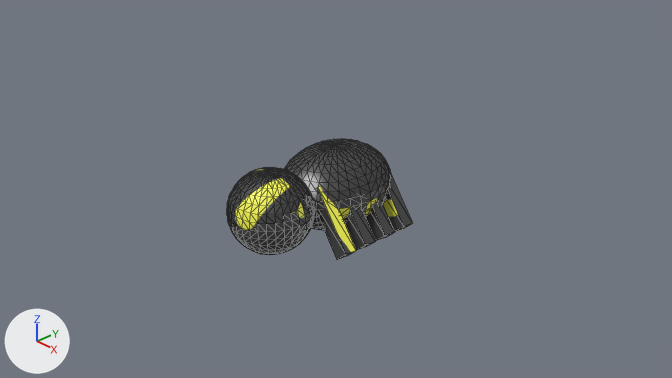
Two versions of the Blender file project/resources/player/player.blend, one commit apart.
Camera for both pictures: the file's camera 'Camera'. The lights are fixed; the arrows at lower left show +X, +Y and +Z. The picture after the commit comes second. Mesh edges are drawn as thin lines. The same objects are shown in both versions, whatever each file hides.

Names of what the first picture shows: '球'.
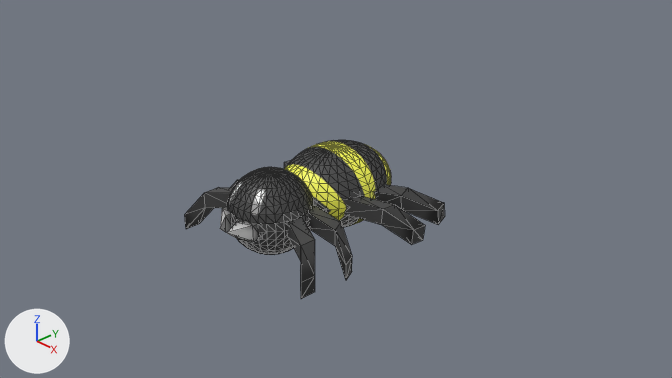
Where the change shows, as pixel boxes [x1, y1, x2, y2] in the pictures (672 x 378 px):
'球', reshaped (8% narrower)
    before: [227, 139, 413, 259]
    after: [220, 140, 391, 255]
'前足', added
    after: [185, 180, 352, 299]
'後ろ足', added
    after: [284, 161, 445, 245]
part 1 of me_球, deleted
    before: [285, 161, 413, 259]
part 2 of me_球, built on
    before: [229, 176, 278, 255]
    after: [220, 176, 278, 255]
part 3 of me_球, surface changed
    both: [227, 140, 390, 249]

The change, as a diff of the scene's bpy script:
```diff
--- a/project/resources/player/player.blend.py
+++ b/project/resources/player/player.blend.py
@@ me_球 @@
 # used by ob_球; location = (0.0, 0.0, 0.0)
-me_球.from_pydata(...)  # 1028 vertices, 2016 faces; spans x -0.79..0.86, y -1.51..0.75, z -0.52..0.52
+me_球.from_pydata(...)  # 982 vertices, 1948 faces; spans x -0.6..0.6, y -1.69..0.75, z -0.5..0.5
+# me_球 part 1: 8 loose pieces with 64 vertices, spanning x -0.79..0.86, y -0.64..0.53, z -0.52..0.27, are deleted
+# me_球 part 2: 16 vertices removed from x -0.29..0.29, y -1.4..-1.09, z -0.46..0.46; 34 vertices added at x -0.29..0.3, y -1.69..-1.08, z -0.46..0.46
+# me_球 part 3: 1812 kept faces spanning x -0.6..0.6, y -1.51..0.75, z -0.5..0.5 get new texture (UV) coordinates
+# other edits to the shape of me_球 do not show in these pictures
 me_球.materials.append(mat_マテリアル_001)
@@ me_立方体_011 @@
+me_立方体_011.from_pydata(...)  # 48 vertices, 80 faces; spans x -1.05..1.04, y -0.39..1.03, z -0.53..0.13
+me_立方体_011.materials.append(mat_マテリアル_001)  # picture img_player_png
@@ me_立方体_006 @@
+me_立方体_006.from_pydata(...)  # 48 vertices, 80 faces; spans x -1.12..1.11, y -1.49..-0.63, z -0.48..0.1
+me_立方体_006.materials.append(mat_マテリアル_001)  # picture img_player_png
@@ ob_後ろ足 @@
+ob_後ろ足 = bpy.data.objects.new('後ろ足', me_立方体_011)
+ob_後ろ足.location = (0.0, 0.0, 0.0)
@@ ob_前足 @@
+ob_前足 = bpy.data.objects.new('前足', me_立方体_006)
+ob_前足.location = (0.0, 0.0, 0.0)
```
